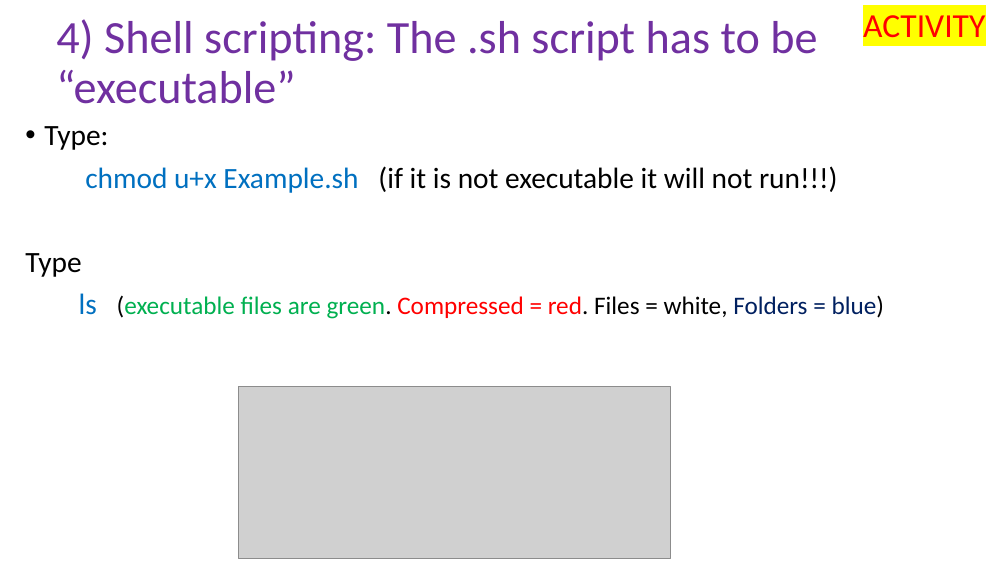
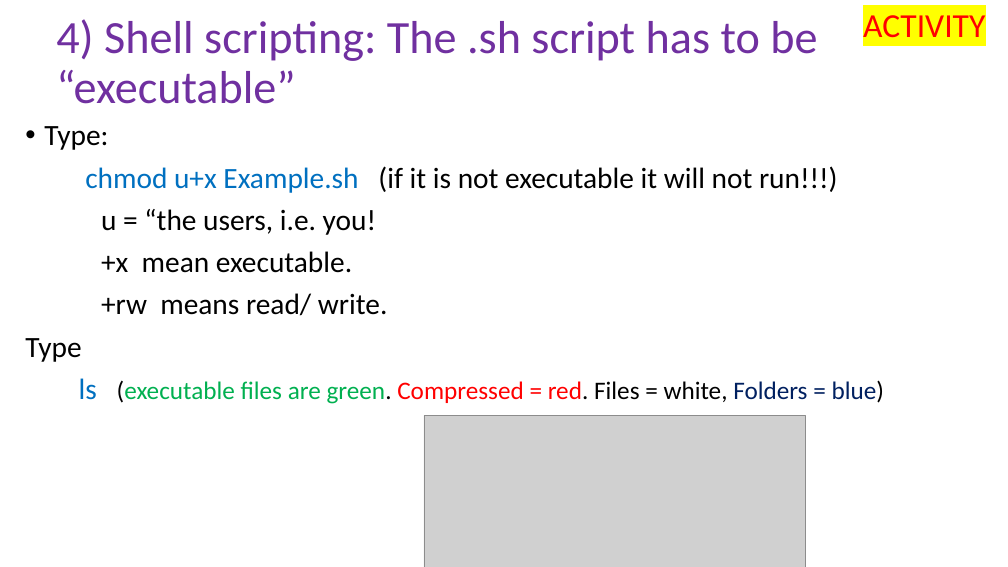
Before and after one commit to peterthorpe5/Msc_Digital_Health, a slide deck: slide 9 of powerpoint/4_Shell_scripting.pptx (slide 8 before the commit). Drawn at 1008x567 pixels with LibreOffice and Linux fonts; fonts in the diff are those of the drawing; grey boxes stand for pictures. Boxes give left, top, right and bottom in pixels: in the first picture for what was removed or moved away, otherwise in the second. Text is boxed around its words. In the diff, an @@ line names an element or a change of style, - is before the commit and + after.

```diff
--- a/powerpoint/4_Shell_scripting.pptx
+++ b/powerpoint/4_Shell_scripting.pptx
@@ text at (101, 209, 387, 316): paragraphs added @@
+u = “the users, i.e. you!
++x mean executable.
++rw means read/ write.
@@ picture: place and size @@
-picture at (238, 386, 670, 558)
+picture at (424, 415, 805, 567)
```
Also in this commit, not shown: 3 other slides changed, 2 slides added, 1 other file.
